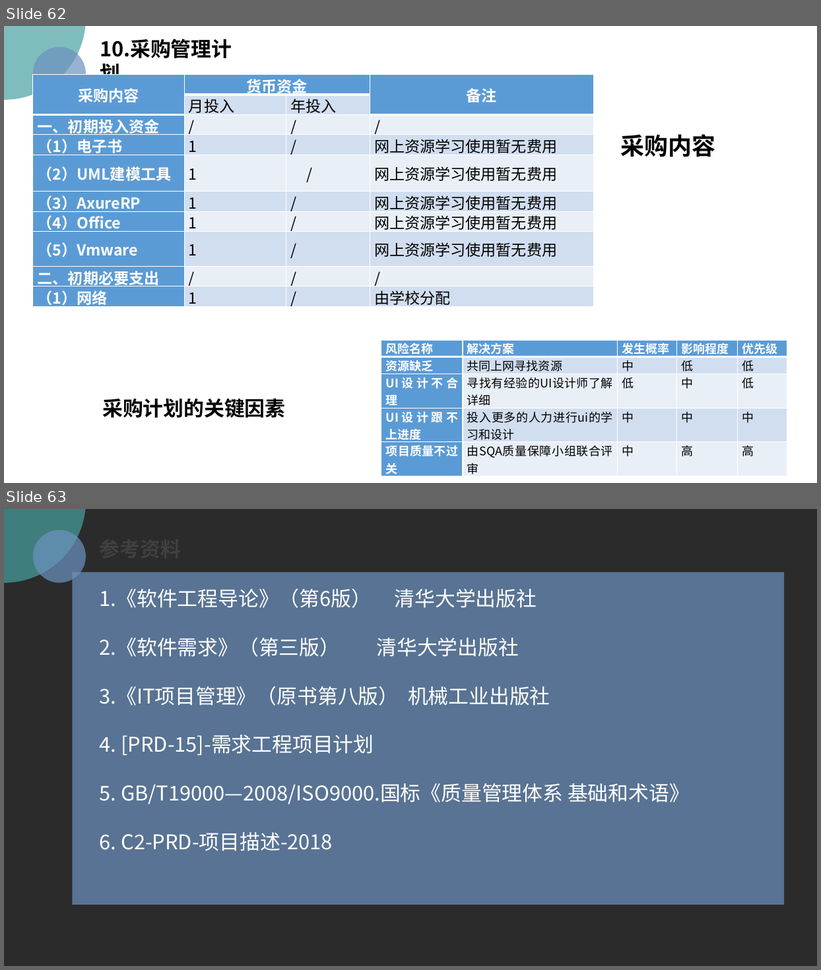
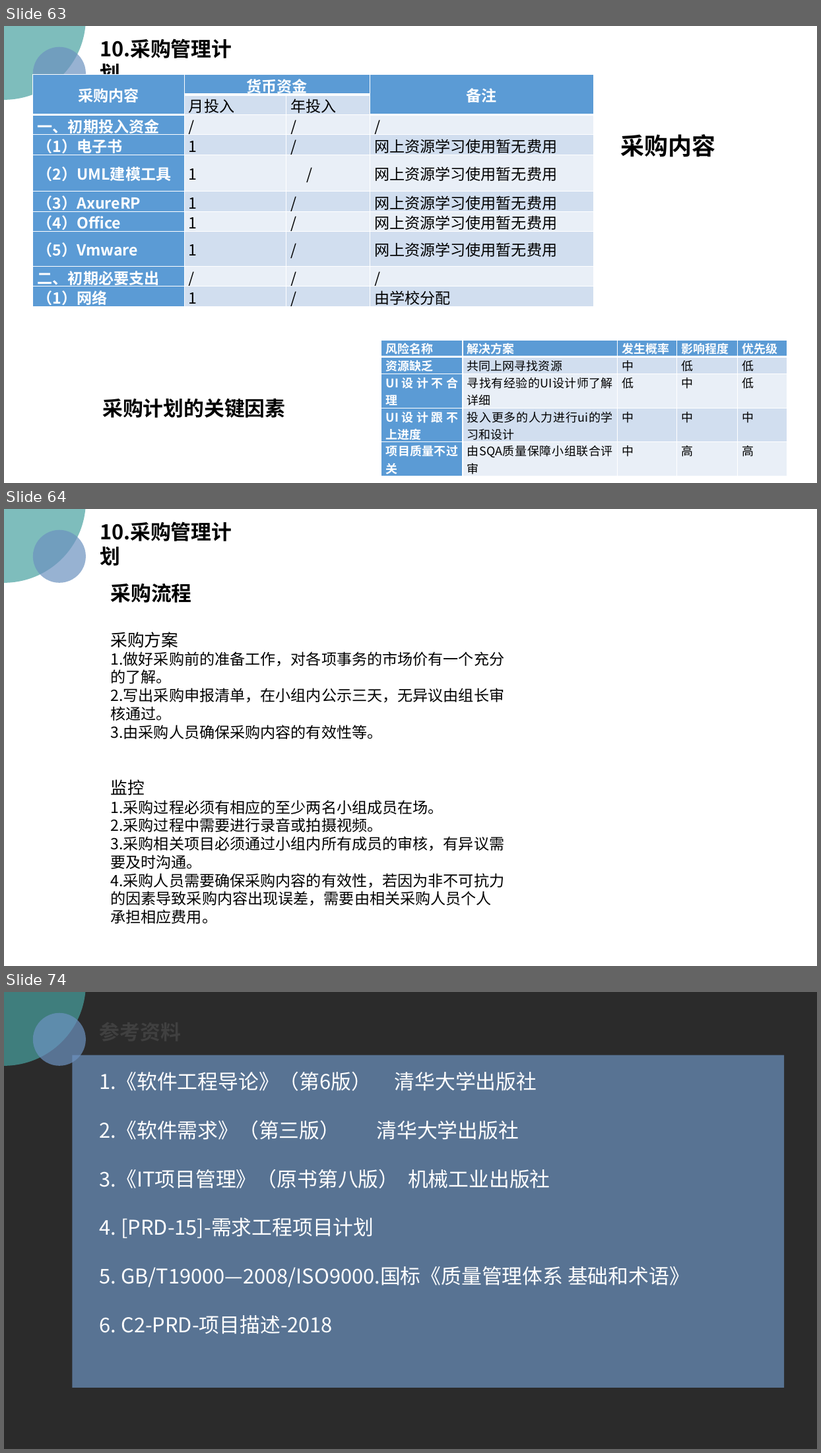
Before and after one commit to PRD2018/PRD2018-G15, a slide deck: 受控文档/01-需求工程项目计划/[PRD-15]需求工程项目计划.pptx. Shown one above the other, each under a label of ours: slides 62 and 63 before the commit, slides 63, 64 and 74 after it; the slides between them are not shown. The pictures are 821x970 and 821x1453 pixels, drawn with LibreOffice and Linux fonts; fonts in the diff are those of the drawing; background and template pictures are left out; a plain dark background stands for a picture behind light text. Boxes give left, top, right and bottom in pixels: in the first picture for what was removed or moved away, otherwise in the second. Text is boxed around its words. In the diff, an @@ line names an element or a change of style, - is before the commit and + after.

Commit message:
2018-11-19
需求计划PPT

```diff
--- a/受控文档/01-需求工程项目计划/[PRD-15]需求工程项目计划.pptx
+++ b/受控文档/01-需求工程项目计划/[PRD-15]需求工程项目计划.pptx
@@ slide 64 added at bbox=[4, 509, 817, 966], background picture (left out) @@
@@ ellipse added at bbox=[4, 509, 86, 583], fill #48A2A0 at 70% opacity @@
@@ text added at bbox=[100, 522, 232, 566], 24 pt, text #000000, bold @@
+10.采购管理计划
@@ ellipse added at bbox=[32, 529, 86, 583], fill #6C92C0 at 70% opacity @@
@@ text added at bbox=[110, 584, 504, 924], 18 pt, text #000000 @@
+采购流程
+采购方案
+1.做好采购前的准备工作，对各项事务的市场价有一个充分的了解。
+2.写出采购申报清单，在小组内公示三天，无异议由组长审核通过。
+3.由采购人员确保采购内容的有效性等。
+监控
+1.采购过程必须有相应的至少两名小组成员在场。
+2.采购过程中需要进行录音或拍摄视频。
+3.采购相关项目必须通过小组内所有成员的审核，有异议需要及时沟通。
+4.采购人员需要确保采购内容的有效性，若因为非不可抗力的因素导致采购内容出现误差，需要由相关采购人员个人承担相应费用。
@@ what was slide 62 is now slide 63 @@
@@ what was slide 63 is now slide 74 @@
```
Also in this commit, not shown: 7 slides changed, 10 other slides added.
